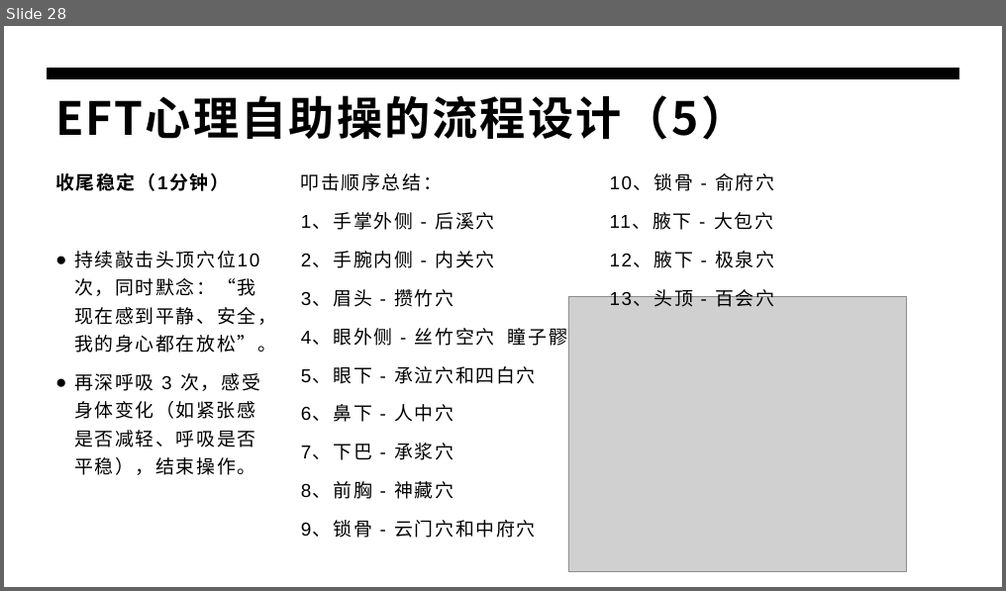
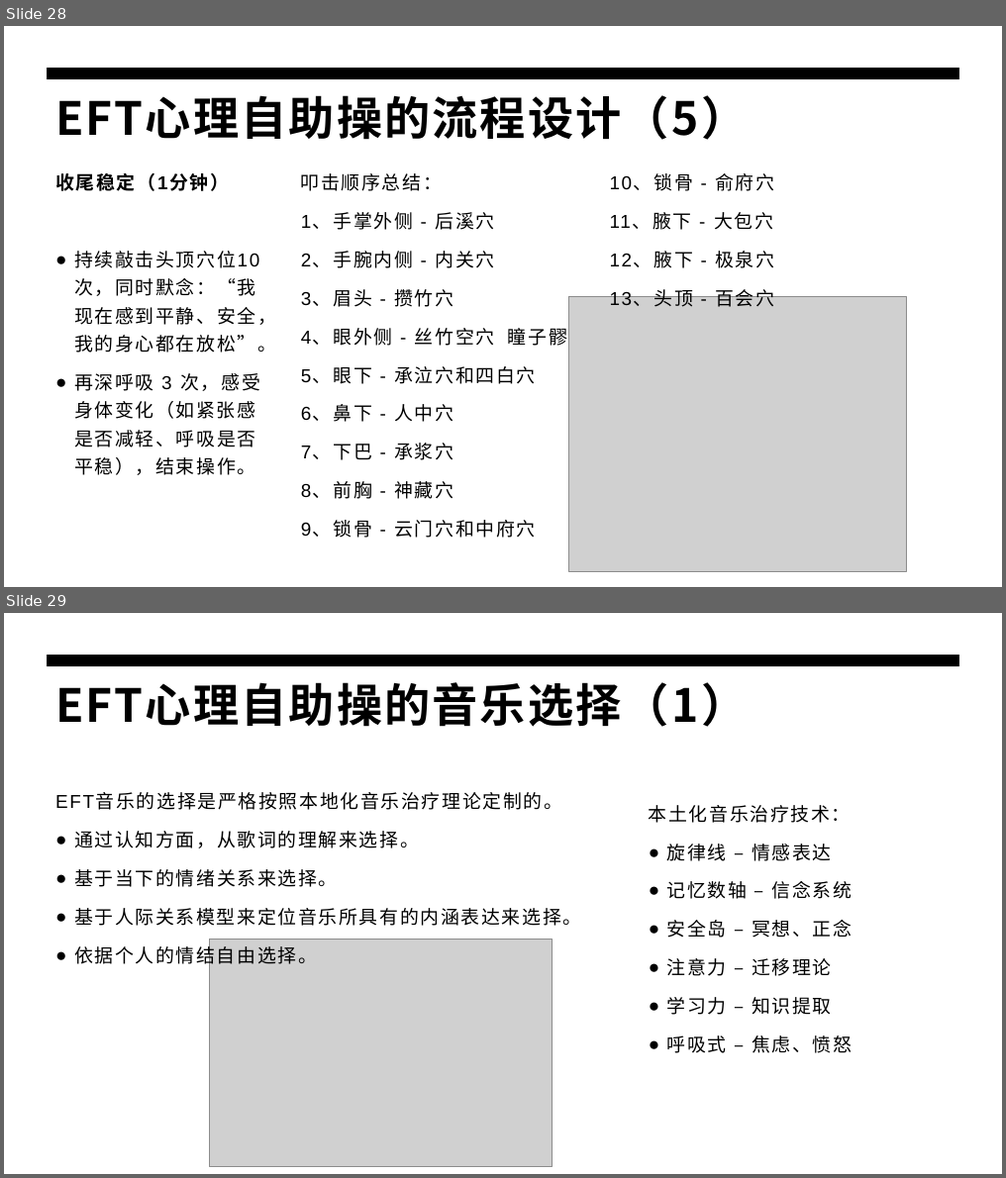
Before and after one commit to panxibei/writing, a slide deck: 44_心理学/28_浥尘伙伴社团原创：音乐治疗/PPT/浥尘伙伴社团原创：情绪释放疗法（EFT）心理训练.pptx. Shown one above the other, each under a label of ours: slide 28 before the commit, slides 28 and 29 after it. The pictures are 1006x591 and 1006x1178 pixels, drawn with LibreOffice and Linux fonts; fonts in the diff are those of the drawing; grey boxes stand for pictures. Boxes give left, top, right and bottom in pixels: in the first picture for what was removed or moved away, otherwise in the second. Text is boxed around its words. In the diff, an @@ line names an element or a change of style, - is before the commit and + after.

```diff
--- a/44_心理学/28_浥尘伙伴社团原创：音乐治疗/PPT/浥尘伙伴社团原创：情绪释放疗法（EFT）心理训练.pptx
+++ b/44_心理学/28_浥尘伙伴社团原创：音乐治疗/PPT/浥尘伙伴社团原创：情绪释放疗法（EFT）心理训练.pptx
@@ slide 29 added at bbox=[4, 613, 1002, 1174], background #FFFFFF; not listed: 1 template element that a slide beside it also shows @@
@@ title added at bbox=[55, 682, 746, 727], 44 pt, text #000000, bold @@
+EFT心理自助操的音乐选择（1）
@@ text added at bbox=[55, 794, 581, 967], 18 pt, text #000000 @@
+EFT音乐的选择是严格按照本地化音乐治疗理论定制的。
+● 通过认知方面，从歌词的理解来选择。
+● 基于当下的情绪关系来选择。
+● 基于人际关系模型来定位音乐所具有的内涵表达来选择。
+● 依据个人的情结自由选择。
@@ text added at bbox=[648, 805, 852, 1054], 18 pt, text #000000 @@
+本土化音乐治疗技术：
+● 旋律线 – 情感表达
+● 记忆数轴 – 信念系统
+● 安全岛 – 冥想、正念
+● 注意力 – 迁移理论
+● 学习力 – 知识提取
+● 呼吸式 – 焦虑、愤怒
@@ picture added at bbox=[209, 940, 552, 1167] @@
```
Also in this commit, not shown: 24 slides changed, 1 other slide added.
